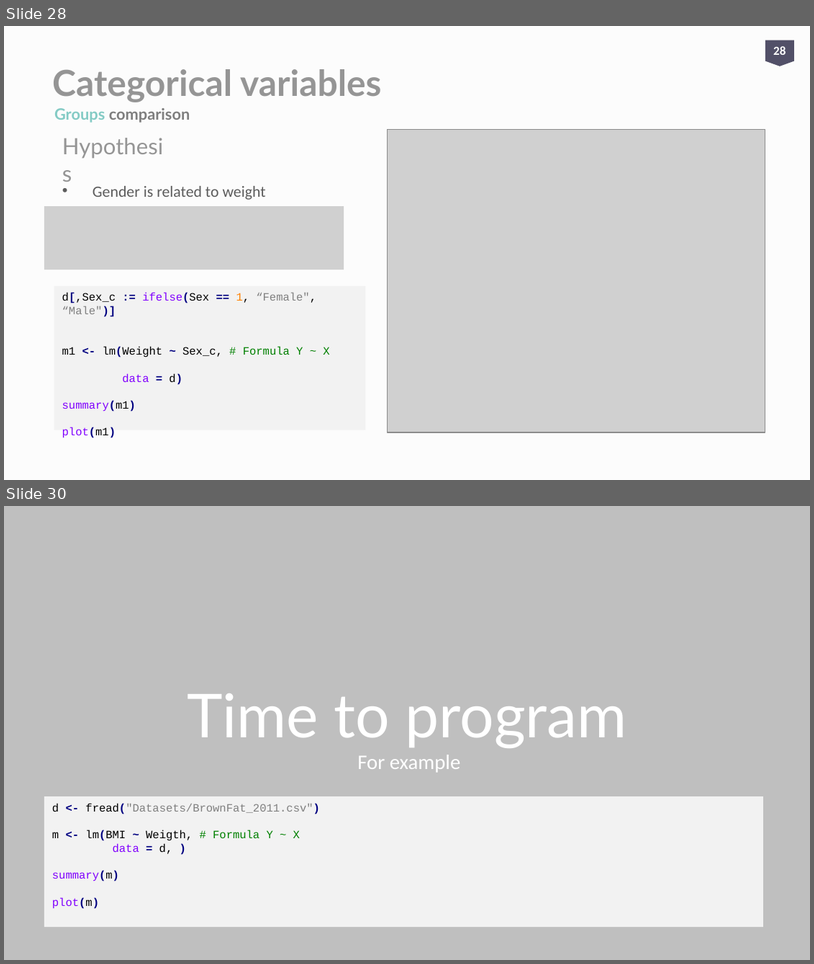
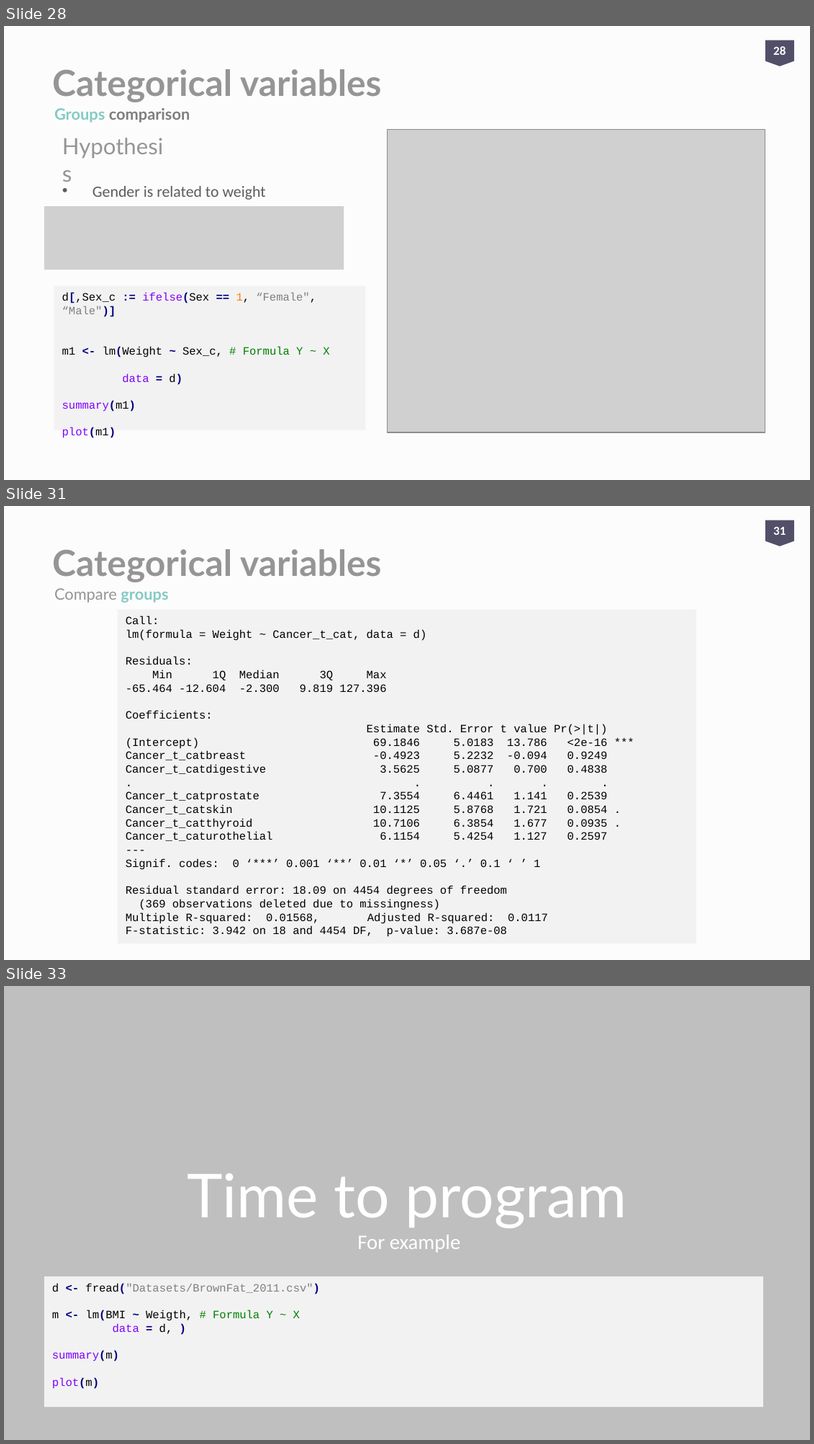
Before and after one commit to aweimann/floto-lab-learning-bioinformatics, a slide deck: presentations/R_worskshop_Statistics_analysisENG.pptx. Shown one above the other, each under a label of ours: slides 28 and 30 before the commit, slides 28, 31 and 33 after it; the slides between them are not shown. The pictures are 814x964 and 814x1444 pixels, drawn with LibreOffice and Linux fonts; fonts in the diff are those of the drawing; grey boxes stand for pictures. Boxes give left, top, right and bottom in pixels: in the first picture for what was removed or moved away, otherwise in the second. Text is boxed around its words. In the diff, an @@ line names an element or a change of style, - is before the commit and + after.

```diff
--- a/presentations/R_worskshop_Statistics_analysisENG.pptx
+++ b/presentations/R_worskshop_Statistics_analysisENG.pptx
@@ slide 31 added at [4, 506, 810, 960], background #FCFCFC @@
@@ page number added at [766, 520, 795, 546], fill #525068, 11 pt, text #FFFFFF, bold @@
+31
@@ title added at [52, 549, 381, 582], 32 pt, text #959595, bold @@
+Categorical variables
@@ text added at [54, 588, 168, 602], 14 pt, text #959595 @@
+Compare groups
@@ rectangle added at [118, 609, 697, 943], fill #F2F2F2, 10 pt, text #000000 @@
+Call:
+lm(formula = Weight ~ Cancer_t_cat, data = d)
+Residuals:
+Min 1Q Median 3Q Max
+-65.464 -12.604 -2.300 9.819 127.396
+Coefficients:
+Estimate Std. Error t value Pr(>|t|)
+(Intercept) 69.1846 5.0183 13.786 <2e-16 ***
+Cancer_t_catbreast -0.4923 5.2232 -0.094 0.9249
+Cancer_t_catdigestive 3.5625 5.0877 0.700 0.4838
+. . . . .
+Cancer_t_catprostate 7.3554 6.4461 1.141 0.2539
+Cancer_t_catskin 10.1125 5.8768 1.721 0.0854 .
+Cancer_t_catthyroid 10.7106 6.3854 1.677 0.0935 .
+Cancer_t_caturothelial 6.1154 5.4254 1.127 0.2597
+---
+Signif. codes: 0 ‘***’ 0.001 ‘**’ 0.01 ‘*’ 0.05 ‘.’ 0.1 ‘ ’ 1
+Residual standard error: 18.09 on 4454 degrees of freedom
+(369 observations deleted due to missingness)
+Multiple R-squared: 0.01568, Adjusted R-squared: 0.0117
+F-statistic: 3.942 on 18 and 4454 DF, p-value: 3.687e-08
@@ what was slide 30 is now slide 33 @@
```
Also in this commit, not shown: 1 slide changed, 2 other slides added, 1 other file.
